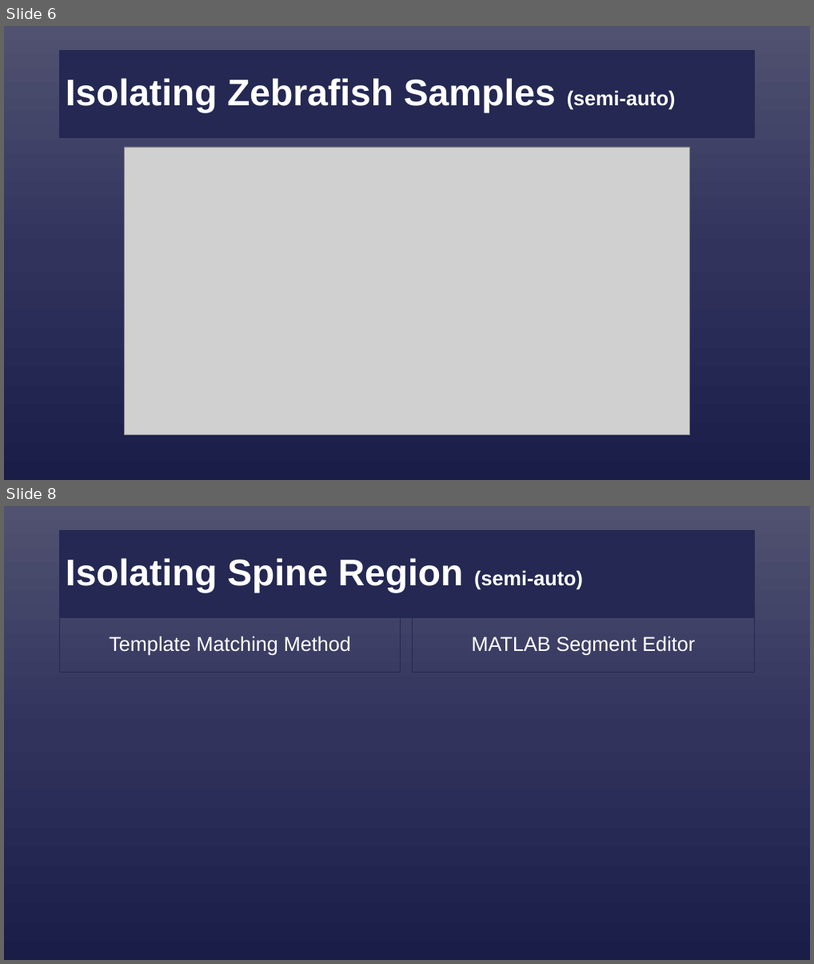
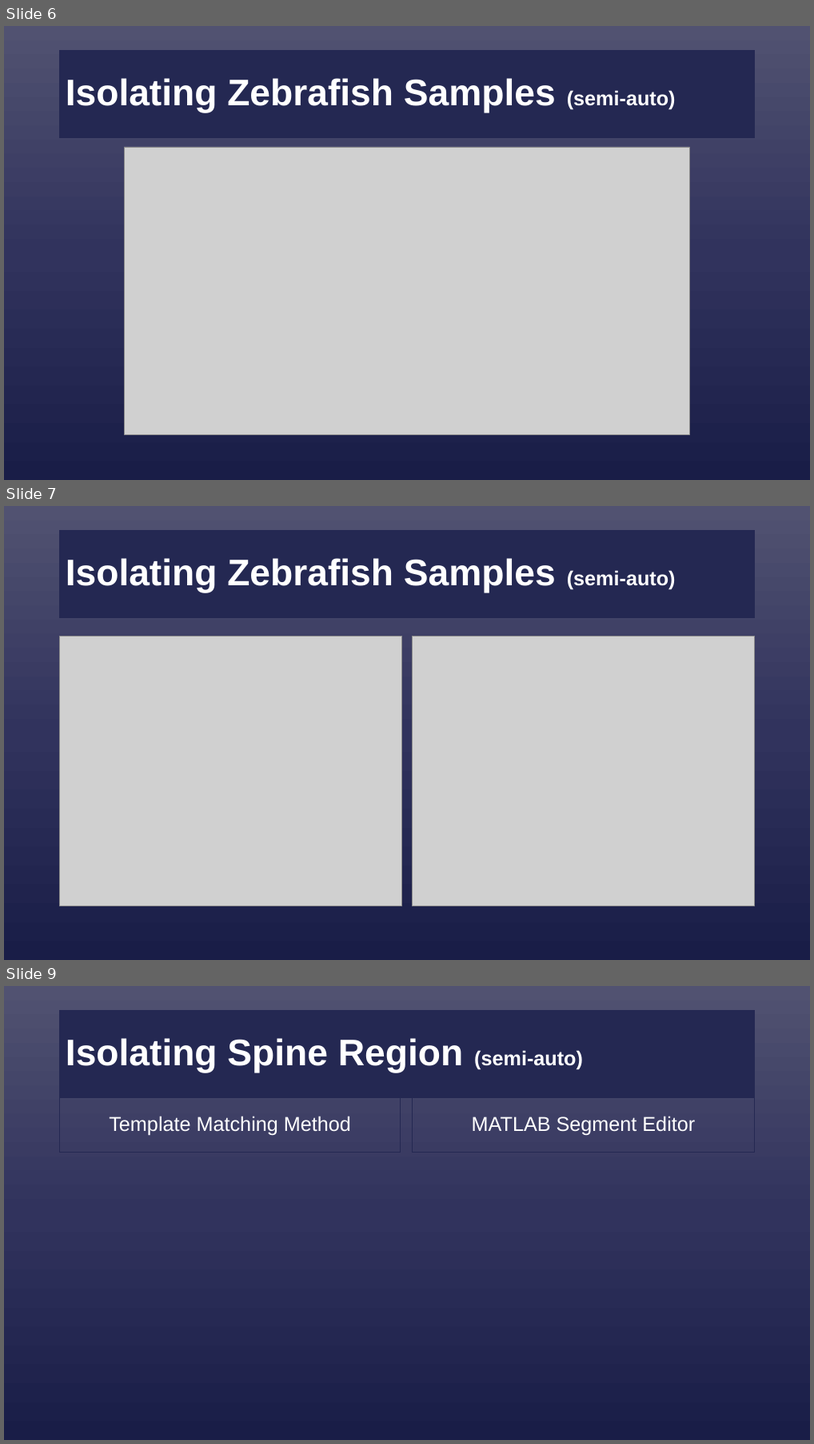
Before and after one commit to KatieNoonan/Zebrafish_Analysis_API, a slide deck: 0.00 ReadMe.pptx. Shown one above the other, each under a label of ours: slides 6 and 8 before the commit, slides 6, 7 and 9 after it; the slides between them are not shown. The pictures are 814x964 and 814x1444 pixels, drawn with LibreOffice and Linux fonts; fonts in the diff are those of the drawing; grey boxes stand for pictures. Boxes give left, top, right and bottom in pixels: in the first picture for what was removed or moved away, otherwise in the second. Text is boxed around its words. In the diff, an @@ line names an element or a change of style, - is before the commit and + after.

Commit message:
Update 0.00 ReadMe.pptx
Added Image to visualise the process of isolating the objects semi-automatically

```diff
--- a/0.00 ReadMe.pptx
+++ b/0.00 ReadMe.pptx
@@ slide 7 added at <box>4,506,810,960</box>, background gradient #505273 to #32355E to #1A1E47; not listed: 1 template element that a slide beside it also shows @@
@@ title added at <box>66,558,676,593</box>, 44 pt, text #FFFFFF, bold @@
+Isolating Zebrafish Samples (semi-auto)
@@ picture added at <box>60,636,402,906</box> @@
@@ picture added at <box>412,636,755,906</box> @@
@@ what was slide 8 is now slide 9 @@
```
